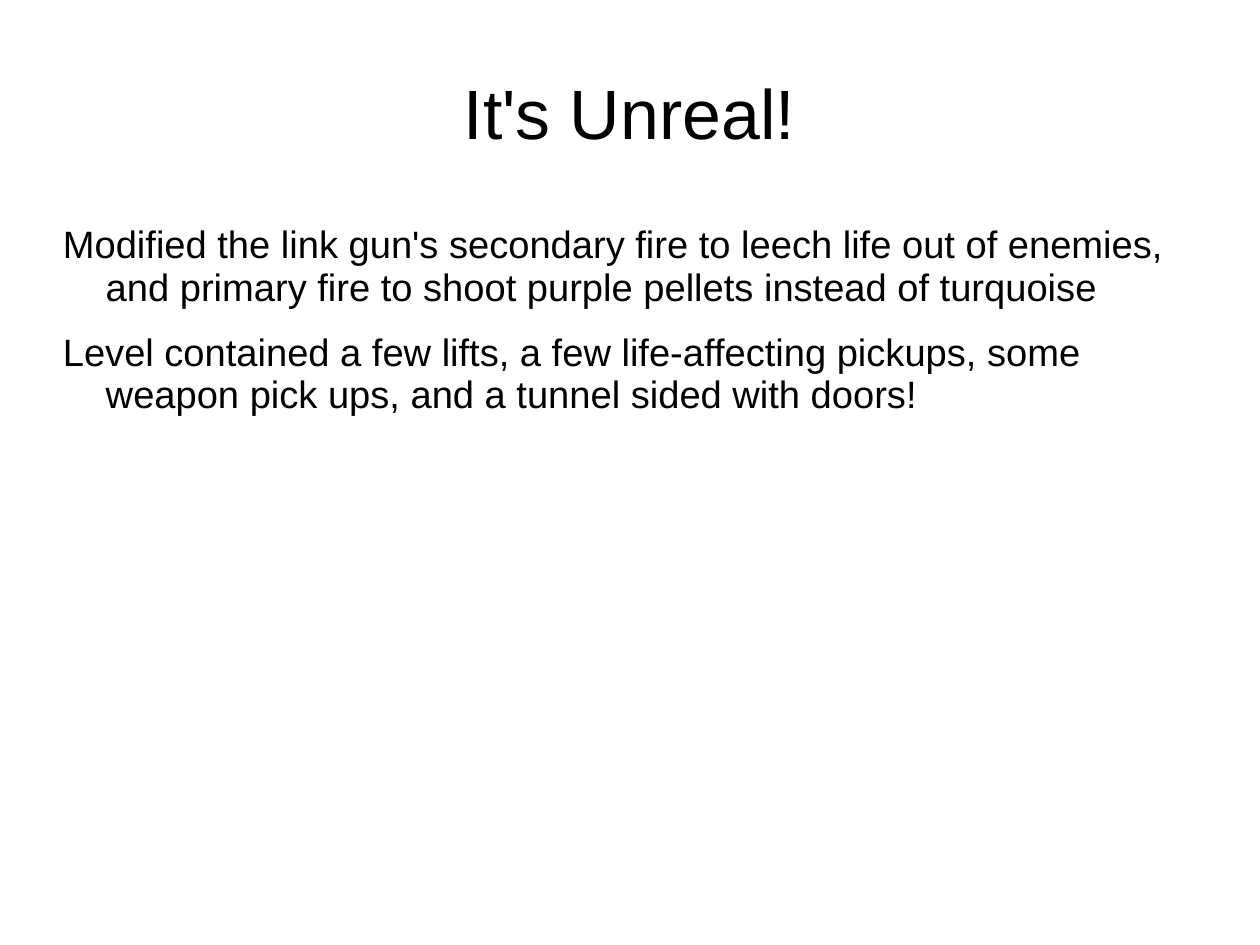
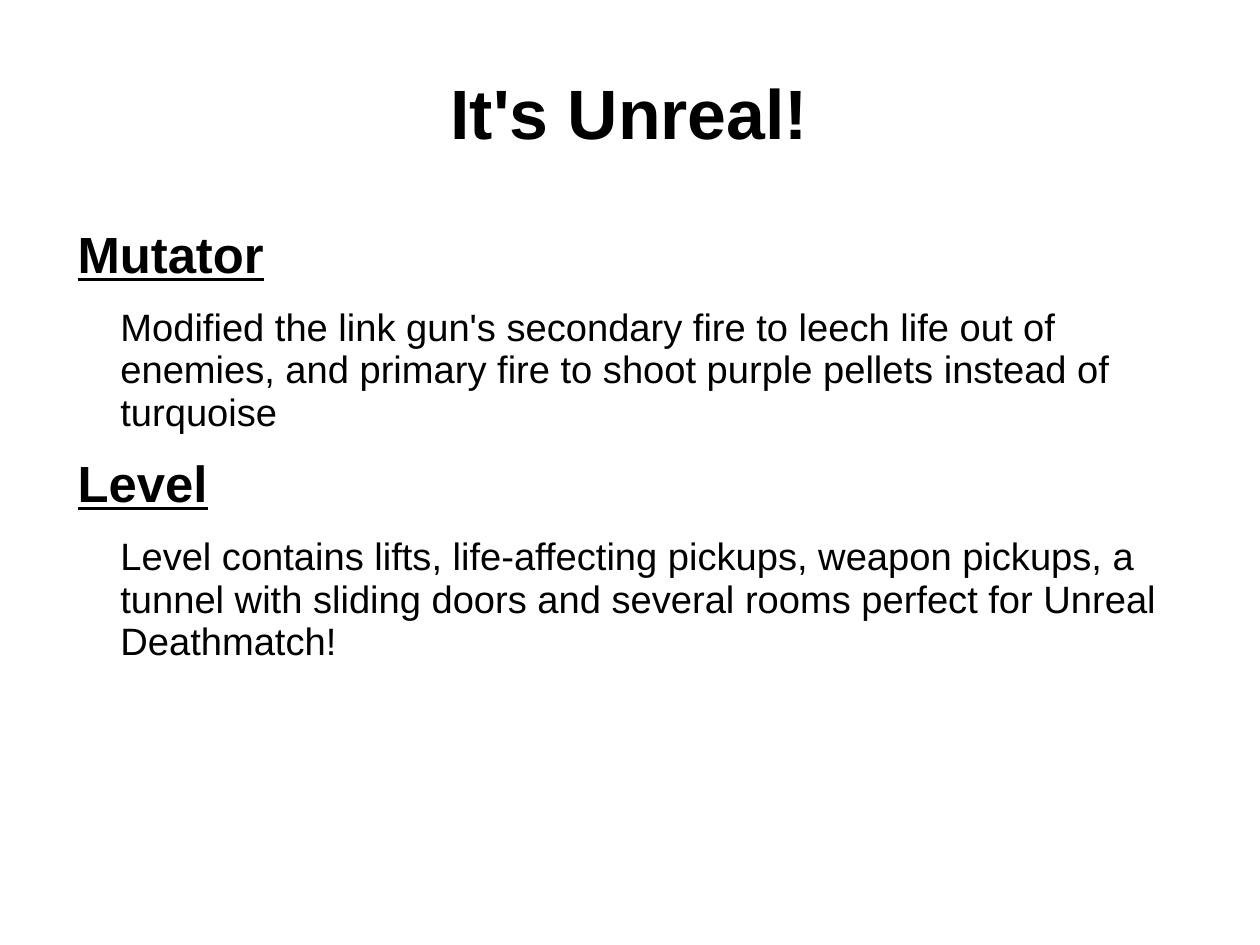
Before and after one commit to kehnneh/MiniGolf, a slide deck: slide 2 of ppt/Minigolf.ppt. Drawn at 1260x945 pixels with LibreOffice and Linux fonts; fonts in the diff are those of the drawing. Boxes give left, top, right and bottom in pixels: in the first picture for what was removed or moved away, otherwise in the second. Text is boxed around its words. In the diff, an @@ line names an element or a change of style, - is before the commit and + after.

Commit message:
PPT Update.

```diff
--- a/ppt/Minigolf.ppt
+++ b/ppt/Minigolf.ppt
@@ title "It's Unreal!" at (450,88,808,140): bold on @@
@@ text at (78,238,264,281): paragraph added @@
+Mutator
@@ text "Mutator": place and size @@
-text "Mutator" at (63,230,1163,416)
+text "Mutator" at (78,238,1155,656)
@@ text at (78,465,1155,656): text changed @@
-Level contained a few lifts, a few life-affecting pickups, some weapon pick ups, and a tunnel sided with doors!
+Level
+Level contains lifts, life-affecting pickups, weapon pickups, a tunnel with sliding doors and several rooms perfect for Unreal Deathmatch!
```
